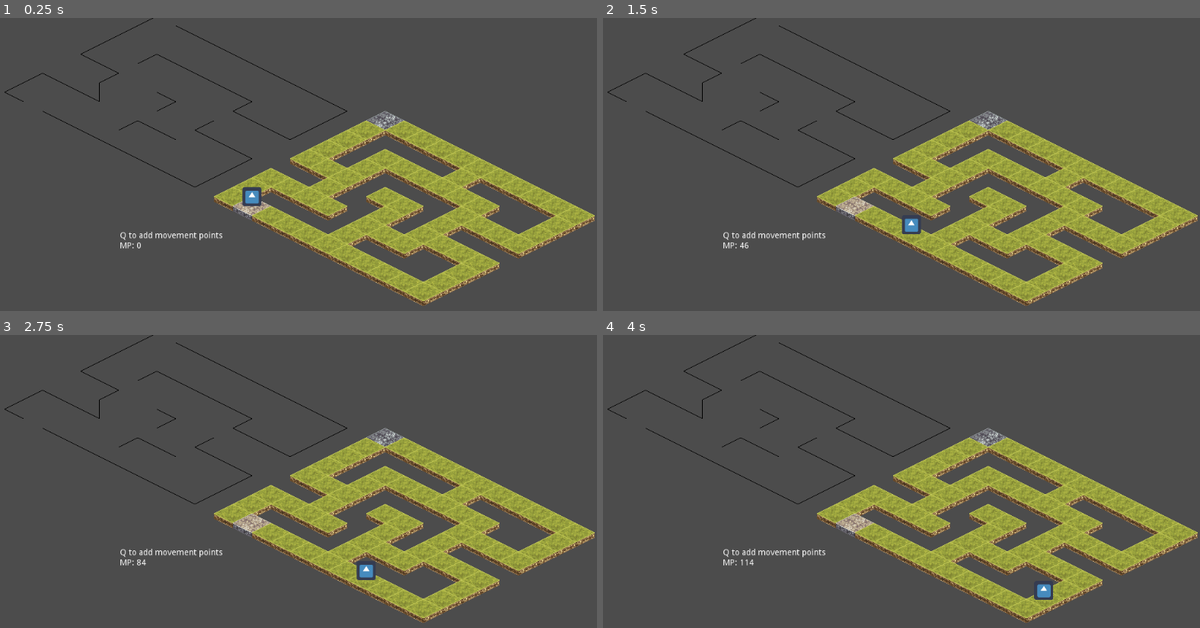
Above: before the commit, frames 1-4 (two rows, left to right).
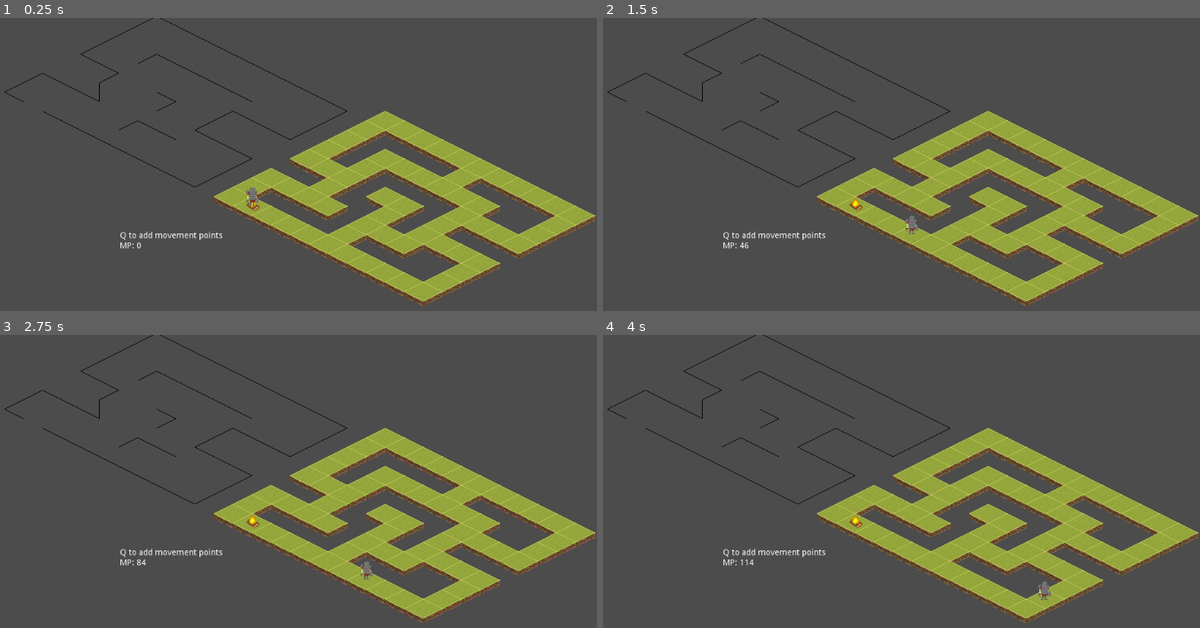
Above: after the commit, the same moments.

Repository: Patriks-Blauzda/Board-Game
Game: Godot game, scene res://Main.tscn
Same seed, same stepped clock (60 frames per second), same inputs: the game is played once before the commit and once after it. The engine's default icon, where the game draws it, is replaced by a stand-in: a white triangle on a blue panel in a dark square.
Inputs (mouse positions are in pixels of both pictures, inside the frame that each line leads up to):
- Up to frame 1 (0.25 s): no input
- Up to frame 2 (1.5 s): tap Enter at 0.5 s; move the mouse to (1026, 179) at 0.52 s; hold D (right) 0.53-1.28 s; hold Q 0.53-1.28 s; click (1026, 179) at 0.67 s; move the mouse to (776, 214) at 1.27 s; hold Down (down) from 1.28 s (still down); tap Q at 1.35 s
- Up to frame 3 (2.75 s): move the mouse to (352, 434) at 2.02 s; release Down (down) at 2.03 s; hold D (right) from 2.03 s (still down); hold Q from 2.03 s (still down)
- Up to frame 4 (4 s): move the mouse to (865, 584) at 2.77 s; release D (right) at 2.78 s; release Q at 2.78 s; hold Up (up) 2.78-3.53 s; tap Q at 2.85 s; click (865, 584) at 2.92 s; move the mouse to (1080, 566) at 3.52 s; hold A (left) from 3.53 s (still down); hold Q from 3.53 s (still down)

The runs differ from the first frame. In frame 1, 2.6% of the frame differs, in the area x 26-100%, y 0-98%; in frame 2, 2.7%; in frame 3, 2.7%; in frame 4, 2.7%.

Commit message:
dice roll function, player made separate scene

Diff:
--- a/Dungeon Board/Main.tscn
+++ b/Dungeon Board/Main.tscn
@@ -1,17 +1,15 @@
-[gd_scene load_steps=7 format=2]
+[gd_scene load_steps=5 format=2]
 
-[ext_resource path="res://IsometricTileSet.png" type="Texture" id=1]
-[ext_resource path="res://icon.png" type="Texture" id=2]
-[ext_resource path="res://Player.gd" type="Script" id=3]
-[ext_resource path="res://Select.gd" type="Script" id=4]
+[ext_resource path="res://Player.tscn" type="PackedScene" id=1]
 [ext_resource path="res://TileMap.gd" type="Script" id=5]
+[ext_resource path="res://TileSet.png" type="Texture" id=6]
 
 [sub_resource type="TileSet" id=1]
-0/name = "Tile"
-0/texture = ExtResource( 1 )
+0/name = "TileSet.png 0"
+0/texture = ExtResource( 6 )
 0/tex_offset = Vector2( 0, 0 )
 0/modulate = Color( 1, 1, 1, 1 )
-0/region = Rect2( 0, 0, 64, 40 )
+0/region = Rect2( 0, 0, 65, 40 )
 0/tile_mode = 0
 0/occluder_offset = Vector2( 0, 0 )
 0/navigation_offset = Vector2( 0, 0 )
@@ -21,11 +19,11 @@
 0/shape_one_way_margin = 0.0
 0/shapes = [  ]
 0/z_index = 0
-1/name = "Start"
-1/texture = ExtResource( 1 )
+1/name = "Enemy"
+1/texture = ExtResource( 6 )
 1/tex_offset = Vector2( 0, 0 )
 1/modulate = Color( 1, 1, 1, 1 )
-1/region = Rect2( 320, 0, 64, 40 )
+1/region = Rect2( 0, 44, 65, 40 )
 1/tile_mode = 0
 1/occluder_offset = Vector2( 0, 0 )
 1/navigation_offset = Vector2( 0, 0 )
@@ -35,11 +33,11 @@
 1/shape_one_way_margin = 0.0
 1/shapes = [  ]
 1/z_index = 0
-2/name = "End"
-2/texture = ExtResource( 1 )
+2/name = "Enemies"
+2/texture = ExtResource( 6 )
 2/tex_offset = Vector2( 0, 0 )
 2/modulate = Color( 1, 1, 1, 1 )
-2/region = Rect2( 384, 0, 64, 40 )
+2/region = Rect2( 68, 44, 65, 40 )
 2/tile_mode = 0
 2/occluder_offset = Vector2( 0, 0 )
 2/navigation_offset = Vector2( 0, 0 )
@@ -49,6 +47,34 @@
 2/shape_one_way_margin = 0.0
 2/shapes = [  ]
 2/z_index = 0
+3/name = "Loot"
+3/texture = ExtResource( 6 )
+3/tex_offset = Vector2( 0, 0 )
+3/modulate = Color( 1, 1, 1, 1 )
+3/region = Rect2( 136, 44, 65, 40 )
+3/tile_mode = 0
+3/occluder_offset = Vector2( 0, 0 )
+3/navigation_offset = Vector2( 0, 0 )
+3/shape_offset = Vector2( 0, 0 )
+3/shape_transform = Transform2D( 1, 0, 0, 1, 0, 0 )
+3/shape_one_way = false
+3/shape_one_way_margin = 0.0
+3/shapes = [  ]
+3/z_index = 0
+4/name = "TileSet.png 4"
+4/texture = ExtResource( 6 )
+4/tex_offset = Vector2( 0, 0 )
+4/modulate = Color( 1, 1, 1, 1 )
+4/region = Rect2( 68, 0, 65, 40 )
+4/tile_mode = 0
+4/occluder_offset = Vector2( 0, 0 )
+4/navigation_offset = Vector2( 0, 0 )
+4/shape_offset = Vector2( 0, 0 )
+4/shape_transform = Transform2D( 1, 0, 0, 1, 0, 0 )
+4/shape_one_way = false
+4/shape_one_way_margin = 0.0
+4/shapes = [  ]
+4/z_index = 0
 
 [node name="Main" type="Node2D"]
 
@@ -58,26 +84,10 @@
 cell_size = Vector2( 64, 32 )
 cell_tile_origin = 1
 format = 1
-tile_data = PoolIntArray( -458753, 2, 0, -524288, 0, 0, -524287, 0, 0, -524286, 0, 0, -524285, 0, 0, -524284, 0, 0, -524283, 0, 0, -524282, 0, 0, -524281, 0, 0, -524280, 0, 0, -524279, 0, 0, -393217, 0, 0, -458748, 0, 0, -458743, 0, 0, -327681, 0, 0, -393215, 0, 0, -393214, 0, 0, -393213, 0, 0, -393212, 0, 0, -393211, 0, 0, -393210, 0, 0, -393207, 0, 0, -262145, 0, 0, -327679, 0, 0, -327674, 0, 0, -327673, 0, 0, -327672, 0, 0, -327671, 0, 0, -196609, 0, 0, -262144, 0, 0, -262143, 0, 0, -262141, 0, 0, -262140, 0, 0, -262138, 0, 0, -196607, 0, 0, -196604, 0, 0, -196602, 0, 0, -196601, 0, 0, -196600, 0, 0, -196599, 0, 0, -65537, 0, 0, -131072, 0, 0, -131071, 0, 0, -131070, 0, 0, -131068, 0, 0, -131067, 0, 0, -131066, 0, 0, -131063, 0, 0, -1, 0, 0, -65532, 0, 0, -65527, 0, 0, 65535, 0, 0, 0, 1, 0, 1, 0, 0, 2, 0, 0, 3, 0, 0, 4, 0, 0, 5, 0, 0, 6, 0, 0, 7, 0, 0, 8, 0, 0, 9, 0, 0 )
+tile_data = PoolIntArray( -458753, 0, 0, -524288, 0, 0, -524287, 0, 0, -524286, 0, 0, -524285, 0, 0, -524284, 0, 0, -524283, 0, 0, -524282, 0, 0, -524281, 0, 0, -524280, 0, 0, -524279, 0, 0, -393217, 0, 0, -458748, 0, 0, -458743, 0, 0, -327681, 0, 0, -393215, 0, 0, -393214, 0, 0, -393213, 0, 0, -393212, 0, 0, -393211, 0, 0, -393210, 0, 0, -393207, 0, 0, -262145, 0, 0, -327679, 0, 0, -327674, 0, 0, -327673, 0, 0, -327672, 0, 0, -327671, 0, 0, -196609, 0, 0, -262144, 0, 0, -262143, 0, 0, -262141, 0, 0, -262140, 0, 0, -262138, 0, 0, -196607, 0, 0, -196604, 0, 0, -196602, 0, 0, -196601, 0, 0, -196600, 0, 0, -196599, 0, 0, -65537, 0, 0, -131072, 0, 0, -131071, 0, 0, -131070, 0, 0, -131068, 0, 0, -131067, 0, 0, -131066, 0, 0, -131063, 0, 0, -1, 0, 0, -65532, 0, 0, -65527, 0, 0, 65535, 0, 0, 0, 4, 0, 1, 0, 0, 2, 0, 0, 3, 0, 0, 4, 0, 0, 5, 0, 0, 6, 0, 0, 7, 0, 0, 8, 0, 0, 9, 0, 0 )
 script = ExtResource( 5 )
 
-[node name="Player" type="Sprite" parent="."]
-scale = Vector2( 0.5, 0.5 )
-z_index = 2
-texture = ExtResource( 2 )
-script = ExtResource( 3 )
-
-[node name="Tween" type="Tween" parent="Player"]
-
-[node name="Select" type="Sprite" parent="Player"]
-self_modulate = Color( 0, 0, 0, 0.313726 )
-scale = Vector2( 2, 2 )
-z_index = -1
-texture = ExtResource( 1 )
-offset = Vector2( 0, 20 )
-region_enabled = true
-region_rect = Rect2( 0, 0, 64, 40 )
-script = ExtResource( 4 )
+[node name="Player" parent="." instance=ExtResource( 1 )]
 
 [node name="Camera2D" type="Camera2D" parent="."]
 position = Vector2( 68, -1 )
--- a/Dungeon Board/Player.gd
+++ b/Dungeon Board/Player.gd
@@ -1,4 +1,9 @@
 extends Sprite
+
+export var atk = 4
+export var def = 2
+export var eva = 2
+export var hp = 10
 
 onready var tilemap = get_owner().get_node("TileMap")
 
@@ -59,7 +64,20 @@
 		print(tile_index)
 
 
-func _process(_delta):
+# Rolls 6 sided die specified amount of times, returns sum
+func roll(times : int):
+	var rng = RandomNumberGenerator.new()
+	rng.randomize()
+
+	var sum = 0
+
+	for n in times:
+		sum += rng.randi_range(1, 6)
+
+	return sum
+
+
+func _physics_process(_delta):
 	# Temporary label for debugging
 	get_parent().get_node("Label").text = "Q to add movement points\nMP: " + str(movement_points)
 
--- /dev/null
+++ b/Dungeon Board/Player.tscn
@@ -0,0 +1,23 @@
+[gd_scene load_steps=4 format=2]
+
+[ext_resource path="res://Player.gd" type="Script" id=1]
+[ext_resource path="res://Select.gd" type="Script" id=2]
+[ext_resource path="res://TileSet.png" type="Texture" id=3]
+
+[node name="Player" type="Sprite"]
+z_index = 2
+texture = ExtResource( 3 )
+region_enabled = true
+region_rect = Rect2( 15, 92, 32, 31 )
+script = ExtResource( 1 )
+
+[node name="Tween" type="Tween" parent="."]
+
+[node name="Select" type="Sprite" parent="."]
+self_modulate = Color( 0, 0, 0, 0.313726 )
+z_index = -1
+texture = ExtResource( 3 )
+offset = Vector2( 0, 20 )
+region_enabled = true
+region_rect = Rect2( 0, 0, 64, 40 )
+script = ExtResource( 2 )
--- a/Dungeon Board/Select.gd
+++ b/Dungeon Board/Select.gd
@@ -1,7 +1,7 @@
 extends Sprite
 
 onready var player = get_parent()
-onready var tilemap = get_owner().get_node("TileMap")
+onready var tilemap = get_parent().get_owner().get_node("TileMap")
 
 
 # Highlights moused over tile, otherwise not visible
Binary file added: Dungeon Board/TileSet.png
Not shown, added: Dungeon Board/TileSet.png.import
